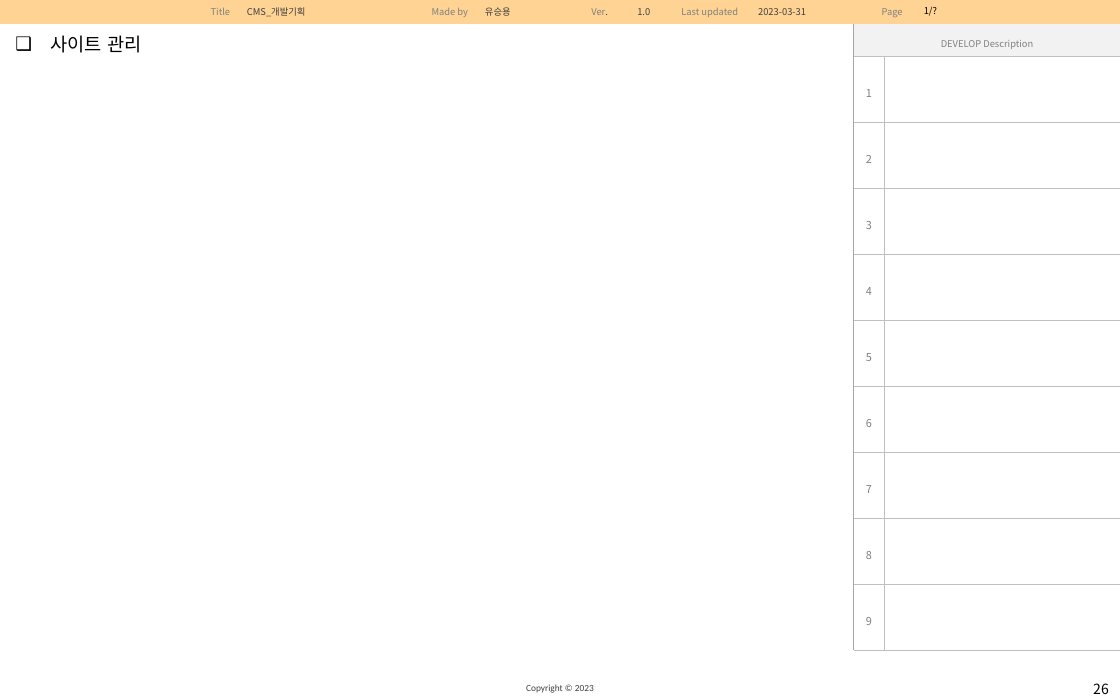
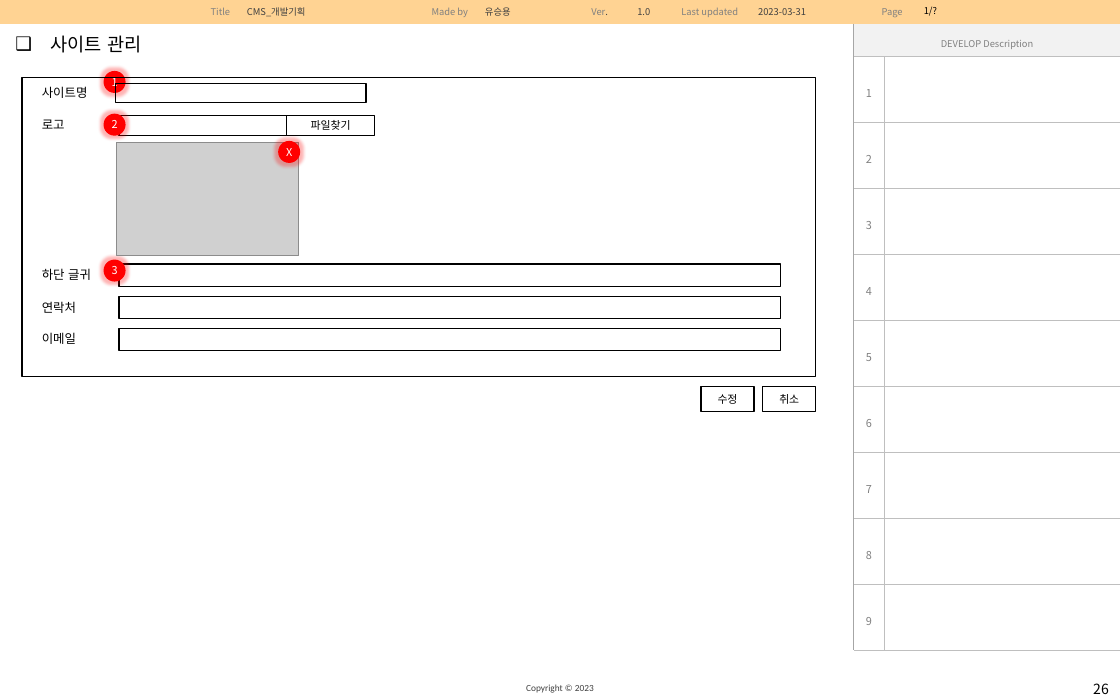
Before and after one commit to Sioria-YU/sioscms, a slide deck: slide 26 of doc/CMS_관리자_화면설계서.pptx. Drawn at 1120x700 pixels with LibreOffice and Linux fonts; fonts in the diff are those of the drawing; grey boxes stand for pictures. Boxes give left, top, right and bottom in pixels: in the first picture for what was removed or moved away, otherwise in the second. Text is boxed around its words. In the diff, an @@ line names an element or a change of style, - is before the commit and + after.

```diff
--- a/doc/CMS_관리자_화면설계서.pptx
+++ b/doc/CMS_관리자_화면설계서.pptx
@@ rectangle added at bbox=[22, 77, 816, 376], outline #000000 0.75 pt @@
@@ text added at bbox=[42, 86, 88, 98], 8 pt, text #000000 @@
+사이트명
@@ ellipse added at bbox=[103, 71, 125, 93], fill #FF0000 @@
@@ text added at bbox=[112, 77, 118, 89], 7 pt, text #FFFFFF @@
+1
@@ rectangle added at bbox=[116, 84, 366, 103], outline #000000 0.75 pt @@
@@ text added at bbox=[42, 119, 65, 129], 8 pt, text #000000 @@
+로고
@@ ellipse added at bbox=[103, 113, 125, 136], fill #FF0000 @@
@@ rectangle added at bbox=[119, 115, 287, 134], outline #000000 0.75 pt @@
@@ rectangle added at bbox=[287, 115, 375, 134], outline #000000 0.75 pt, 7 pt, text #000000 @@
+파일찾기
@@ text added at bbox=[112, 120, 118, 128], 7 pt, text #FFFFFF @@
+2
@@ picture added at bbox=[116, 142, 299, 256] @@
@@ ellipse added at bbox=[278, 141, 300, 164], fill #FF0000 @@
@@ text added at bbox=[286, 148, 292, 156], 7 pt, text #FFFFFF @@
+X
@@ text added at bbox=[42, 268, 91, 280], 8 pt, text #000000 @@
+하단 글귀
@@ ellipse added at bbox=[103, 260, 125, 282], fill #FF0000 @@
@@ text added at bbox=[112, 266, 118, 274], 7 pt, text #FFFFFF @@
+3
@@ rectangle added at bbox=[119, 264, 781, 287], outline #000000 0.75 pt @@
@@ rectangle added at bbox=[119, 297, 781, 319], outline #000000 0.75 pt @@
@@ text added at bbox=[42, 301, 76, 313], 8 pt, text #000000 @@
+연락처
@@ rectangle added at bbox=[119, 328, 781, 351], outline #000000 0.75 pt @@
@@ text added at bbox=[42, 332, 76, 344], 8 pt, text #000000 @@
+이메일
@@ rectangle added at bbox=[701, 386, 754, 411], outline #000000 0.75 pt, 7 pt, text #000000 @@
+수정
@@ rectangle added at bbox=[763, 386, 815, 411], outline #000000 0.75 pt, 7 pt, text #000000 @@
+취소
```
Also in this commit, not shown: 6 other slides changed, 3 slides added.
